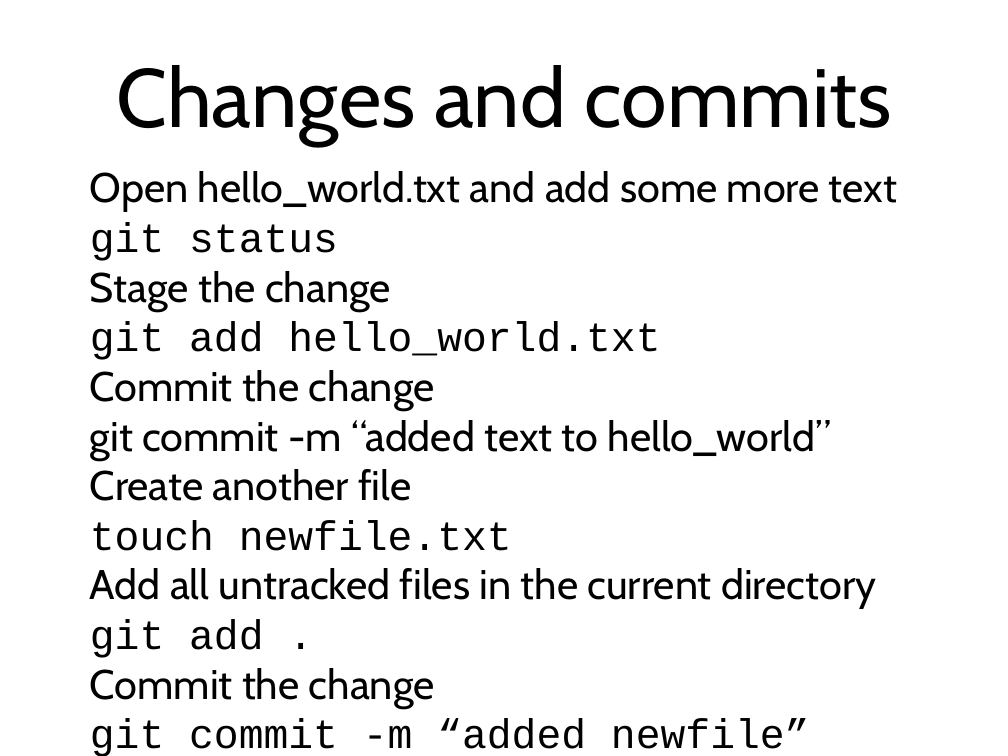
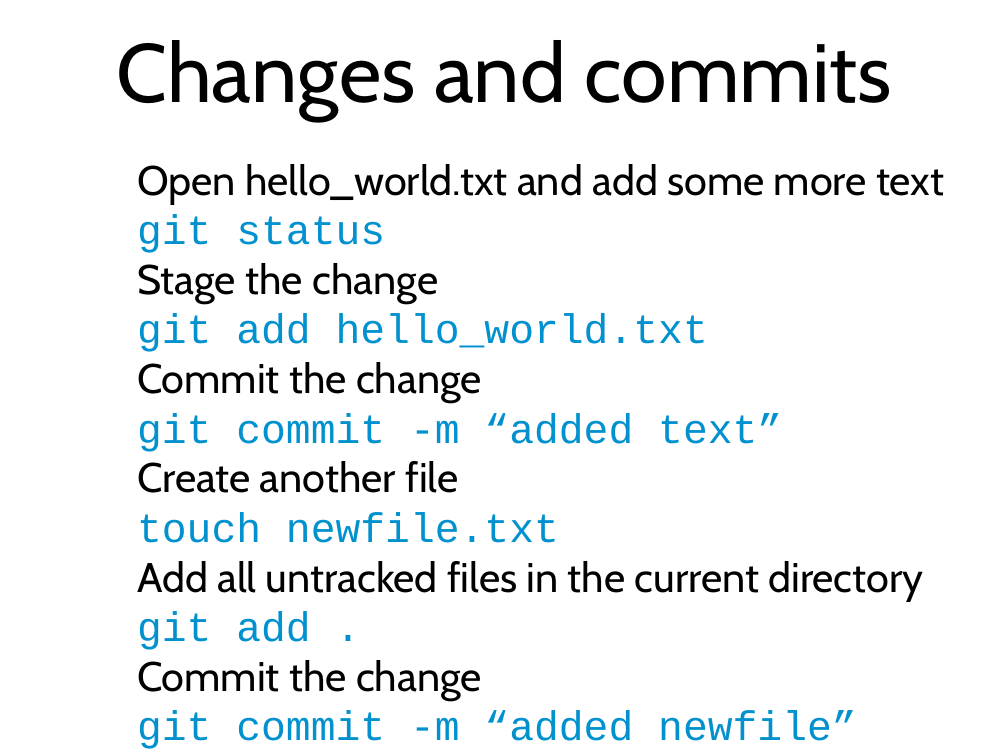
Before and after one commit to kmoir/Git-tutorial, a slide deck: slide 23 of GitParty.ppt (slide 20 before the commit). Drawn at 1008x756 pixels with LibreOffice and Linux fonts; fonts in the diff are those of the drawing. Boxes give left, top, right and bottom in pixels: in the first picture for what was removed or moved away, otherwise in the second. Text is boxed around its words. In the diff, an @@ line names an element or a change of style, - is before the commit and + after.

```diff
--- a/GitParty.ppt
+++ b/GitParty.ppt
@@ title "Changes and commits": place and size @@
-title "Changes and commits" at (116,65,892,145)
+title "Changes and commits" at (116,40,892,120)
@@ text "Open hello_world.txt and add some ...": place and size @@
-text "Open hello_world.txt and add some ..." at (90,171,897,756)
+text "Open hello_world.txt and add some ..." at (137,164,944,749)
@@ text at (137,214,857,749): text colour #000000 to #0091CE in "git status", "git add hello_world.txt", "touch newfile.txt", "git add ." and 1 more places @@
@@ text at (137,413,782,452): text changed; font Cabin to Courier New; text colour #000000 to #0091CE @@
-git commit -m “added text to hello_world”
+git commit -m “added text”
```
Also in this commit, not shown: 22 other slides changed, 5 slides added, 1 slide removed, 4 other files.
